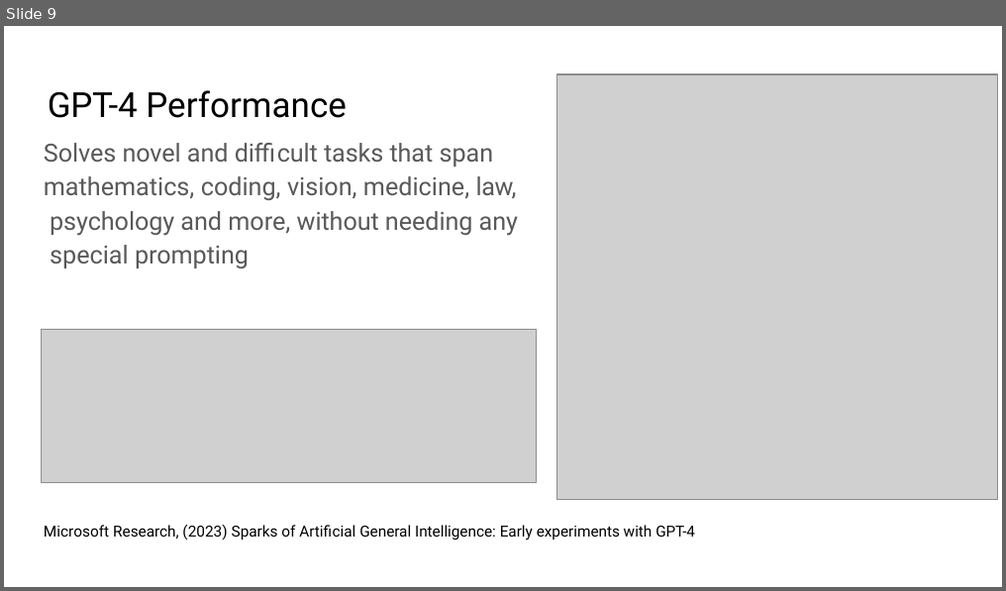
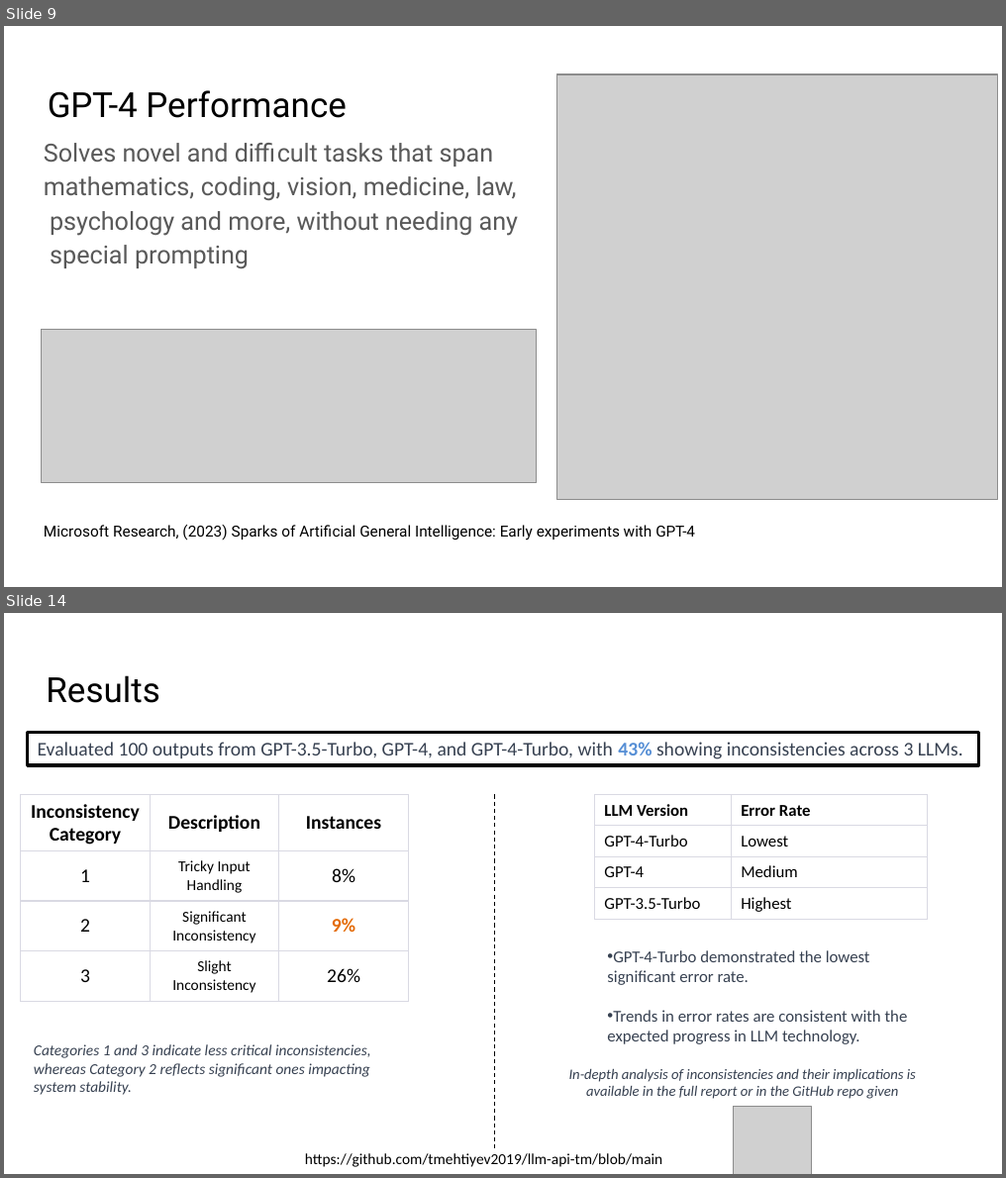
Before and after one commit to tmehtiyev2019/llm-api-tm, a slide deck: Project Presentation-Tural Mehtiyev.pptx. Shown one above the other, each under a label of ours: slide 9 before the commit, slides 9 and 14 after it; the slides between them are not shown. The pictures are 1006x591 and 1006x1178 pixels, drawn with LibreOffice and Linux fonts; fonts in the diff are those of the drawing; grey boxes stand for pictures; background and template pictures are left out. Boxes give left, top, right and bottom in pixels: in the first picture for what was removed or moved away, otherwise in the second. Text is boxed around its words. In the diff, an @@ line names an element or a change of style, - is before the commit and + after.

```diff
--- a/Project Presentation-Tural Mehtiyev.pptx
+++ b/Project Presentation-Tural Mehtiyev.pptx
@@ slide 14 added at [4, 613, 1002, 1174], background #FFFFFF @@
@@ title added at [46, 675, 159, 703], 25 pt, text #000000 @@
+Results
@@ rectangle added at [27, 732, 978, 765], outline #000000 2.25 pt, 14 pt, text #374151 @@
+Evaluated 100 outputs from GPT-3.5-Turbo, GPT-4, and GPT-4-Turbo, with 43% showing inconsistencies across 3 LLMs.
@@ table added at [21, 794, 410, 1001], 4 rows, 3 columns @@
+Inconsistency Category | Description | Instances
+1 | Tricky Input Handling | 8%
+2 | Significant Inconsistency | 9%
+3 | Slight Inconsistency | 26%
@@ line added from (495, 794) to (495, 1152), #000000 0.75 pt dashed @@
@@ table added at [595, 794, 928, 919], 4 rows, 2 columns @@
+LLM Version | Error Rate
+GPT-4-Turbo | Lowest
+GPT-4 | Medium
+GPT-3.5-Turbo | Highest
@@ text added at [607, 951, 908, 1045], 12 pt, text #374151 @@
+• GPT-4-Turbo demonstrated the lowest significant error rate.
+• Trends in error rates are consistent with the expected progress in LLM technology.
@@ text added at [34, 1045, 370, 1095], 11 pt, text #374151, italic @@
+Categories 1 and 3 indicate less critical inconsistencies, whereas Category 2 reflects significant ones impacting system stability.
@@ text added at [569, 1068, 916, 1099], 10.5 pt, text #374151, italic @@
+In-depth analysis of inconsistencies and their implications is available in the full report or in the GitHub repo given
@@ picture added at [733, 1107, 811, 1174] @@
@@ text added at [305, 1154, 662, 1167], 11 pt, text #000000 @@
+https://github.com/tmehtiyev2019/llm-api-tm/blob/main
```
Also in this commit, not shown: 4 slides changed, 6 other slides added, 5 slides removed.
